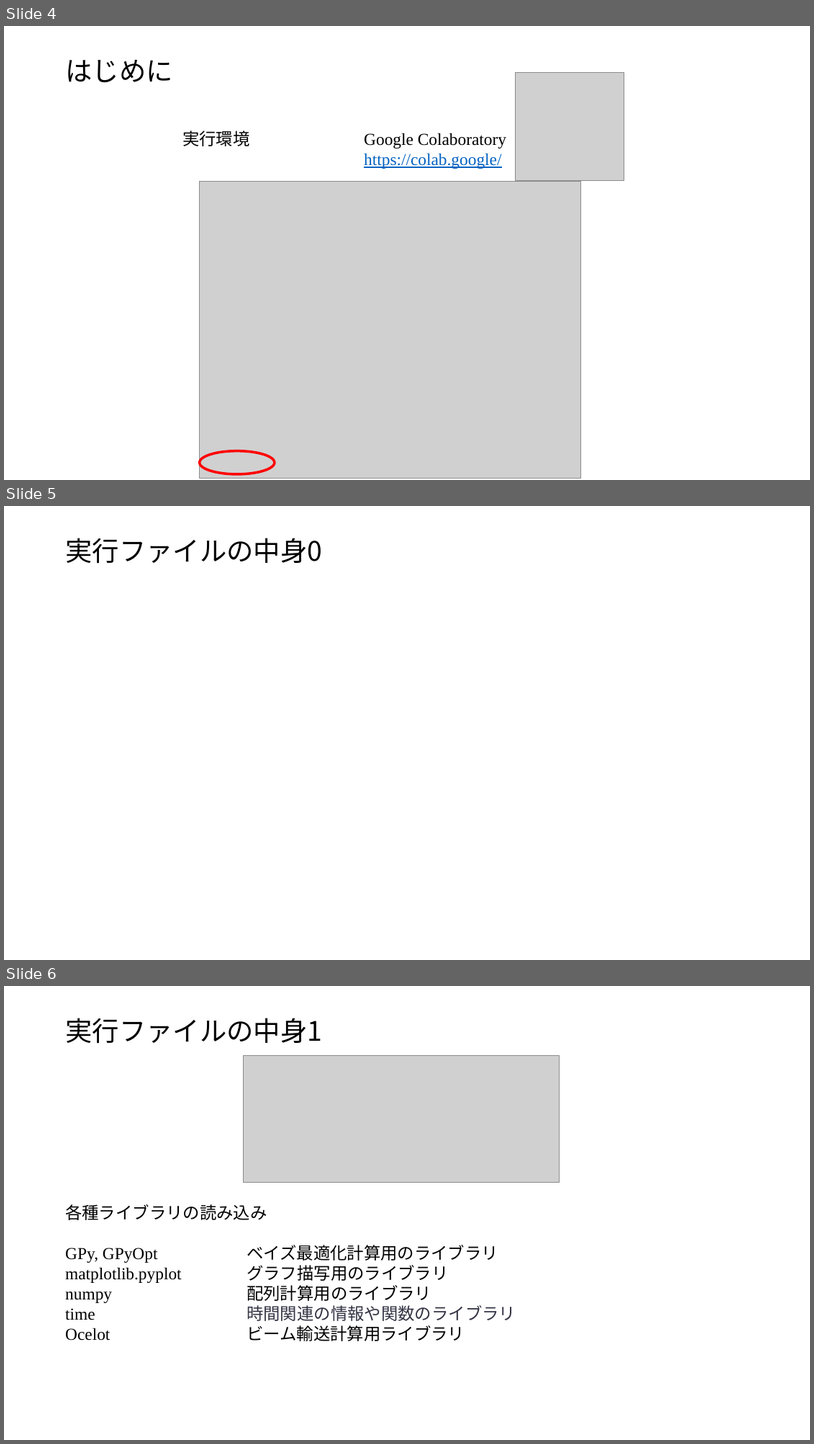
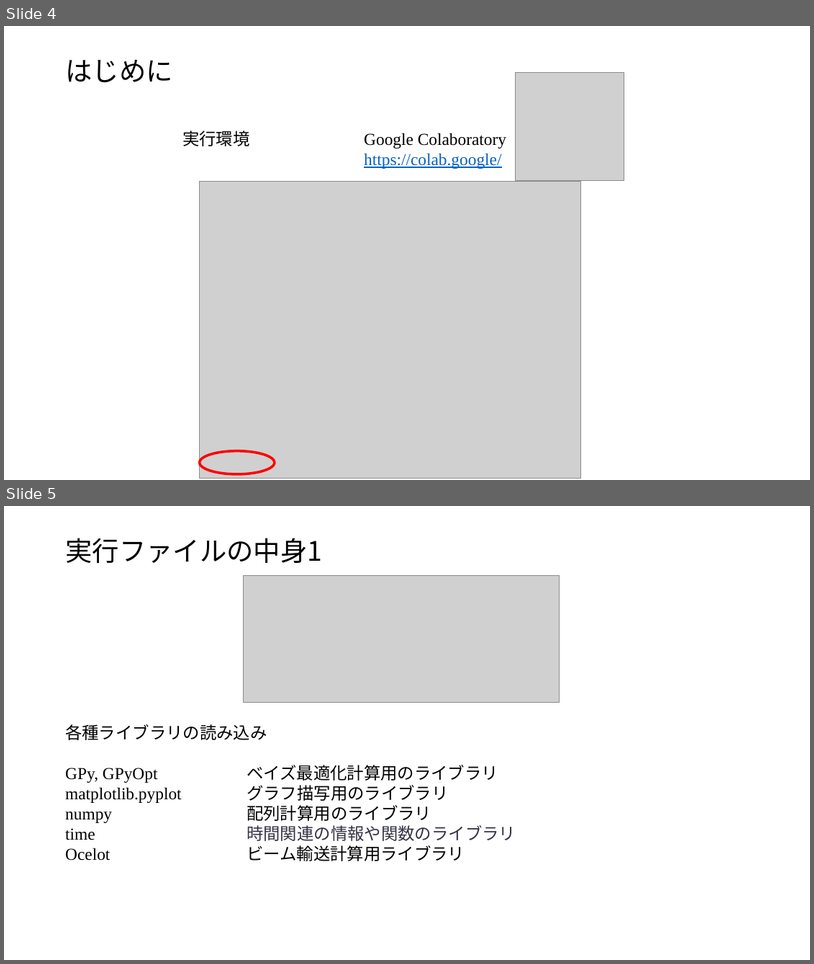
Before and after one commit to Morita1116/Machine-Learning-Workshop-on-Accelerator-and-Beam-Physics-Tutorial-Materials, a slide deck: チュートリアル_コード説明.pptx. Shown one above the other, each under a label of ours: slides 4, 5 and 6 before the commit, slides 4 and 5 after it. The pictures are 814x1444 and 814x964 pixels, drawn with LibreOffice and Linux fonts; fonts in the diff are those of the drawing; grey boxes stand for pictures. Boxes give left, top, right and bottom in pixels: in the first picture for what was removed or moved away, otherwise in the second. Text is boxed around its words. In the diff, an @@ line names an element or a change of style, - is before the commit and + after.

```diff
--- a/チュートリアル_コード説明.pptx
+++ b/チュートリアル_コード説明.pptx
@@ slide 5 removed at box(4, 506, 810, 960), background #FFFFFF @@
@@ title removed at box(65, 538, 322, 563) @@
-実行ファイルの中身0
@@ what was slide 6 is now slide 5 @@
```
Also in this commit, not shown: 1 other file.
